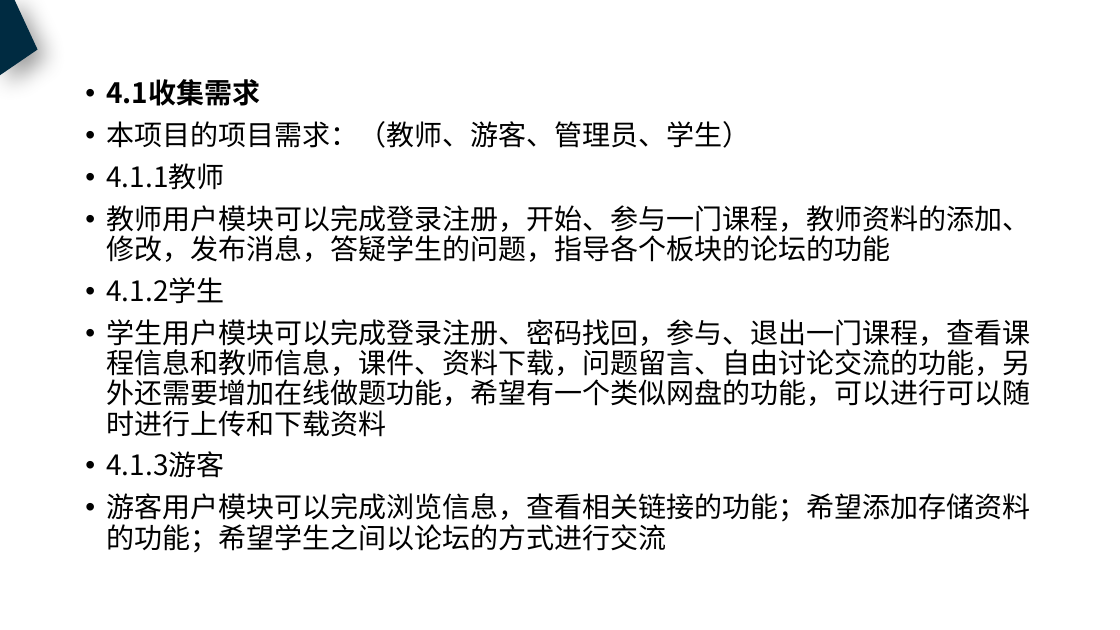
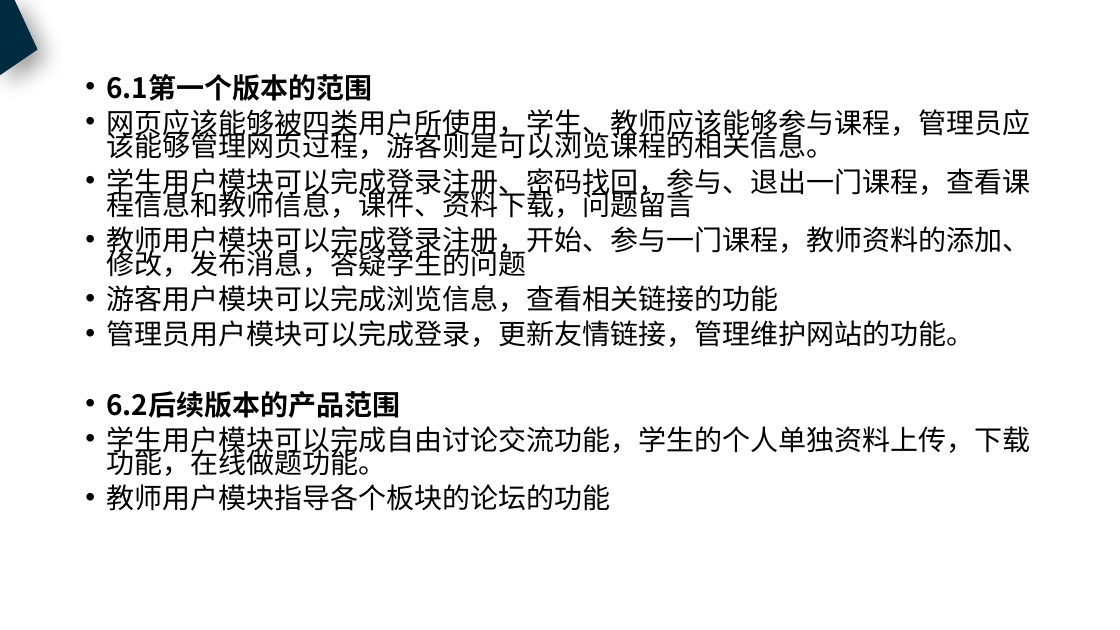
Before and after one commit to PRD2018-G18/PRD2018, a slide deck: slide 34 of 非受控文档/过程文档/需求工程计划.pptx (slide 18 before the commit). Drawn at 1120x630 pixels with LibreOffice and Linux fonts; fonts in the diff are those of the drawing. Boxes give left, top, right and bottom in pixels: in the first picture for what was removed or moved away, otherwise in the second. Text is boxed around its words. In the diff, an @@ line names an element or a change of style, - is before the commit and + after.

Commit message:
修改了的需求工程计划PPT

```diff
--- a/非受控文档/过程文档/需求工程计划.pptx
+++ b/非受控文档/过程文档/需求工程计划.pptx
@@ text at (106, 74, 1030, 511): text changed @@
-• 4.1收集需求
-• 本项目的项目需求：（教师、游客、管理员、学生）
-• 4.1.1教师
-• 教师用户模块可以完成登录注册，开始、参与一门课程，教师资料的添加、修改，发布消息，答疑学生的问题，指导各个板块的论坛的功能
-• 4.1.2学生
-• 学生用户模块可以完成登录注册、密码找回，参与、退出一门课程，查看课程信息和教师信息，课件、资料下载，问题留言、自由讨论交流的功能，另外还需要增加在线做题功能，希望有一个类似网盘的功能，可以进行可以随时进行上传和下载资料
-• 4.1.3游客
-• 游客用户模块可以完成浏览信息，查看相关链接的功能；希望添加存储资料的功能；希望学生之间以论坛的方式进行交流
+• 6.1第一个版本的范围
+• 网页应该能够被四类用户所使用，学生、教师应该能够参与课程，管理员应该能够管理网页过程，游客则是可以浏览课程的相关信息。
+• 学生用户模块可以完成登录注册、密码找回，参与、退出一门课程，查看课程信息和教师信息，课件、资料下载，问题留言
+• 教师用户模块可以完成登录注册，开始、参与一门课程，教师资料的添加、修改，发布消息，答疑学生的问题
+• 游客用户模块可以完成浏览信息，查看相关链接的功能
+• 管理员用户模块可以完成登录，更新友情链接，管理维护网站的功能。
+• 6.2后续版本的产品范围
+• 学生用户模块可以完成自由讨论交流功能，学生的个人单独资料上传，下载功能，在线做题功能。
+• 教师用户模块指导各个板块的论坛的功能
```
Also in this commit, not shown: 47 other slides changed, 18 slides added, 1 slide removed.
